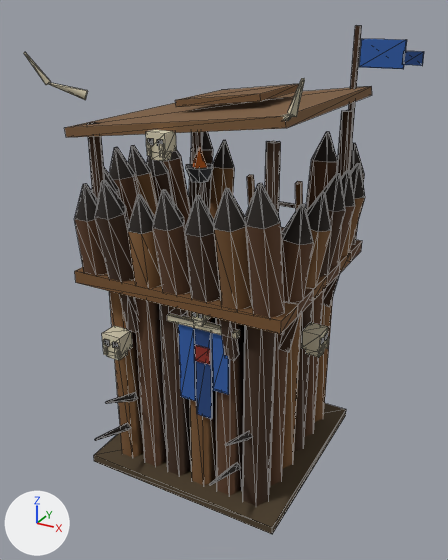
The glTF model ArcEngine/3D-models/3D-models-defense/orc-palisade-tower.glb, before and after one commit.
One viewpoint serves both versions: a 50 mm lens placed at (4.71, -8.67, 7.66), pointed at (0.01, -0.13, 3.39). The axes (+X, +Y, +Z) are drawn at lower left. The lights are the same throughout. The first picture is the older version. Mesh edges are drawn as thin lines. Vertices at exactly the same position are counted once.

The first picture shows 'orc-palisade-tower'.
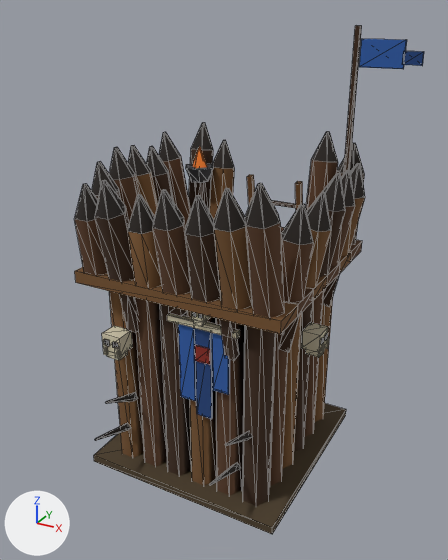
Boxes [x1, y1, x2, y2] around the edits, measured in the pictures (448 x 560 px):
'orc-palisade-tower', reshaped (13% narrower): before [24, 26, 424, 534]; after [75, 26, 424, 534]
part 1 of me_orc_palisade_tower, deleted (brown): before [24, 52, 372, 214]

Edits to the bpy script that builds the scene:
```text
Change me_orc_palisade_tower:
    used by ob_orc_palisade_tower; location = (0.0, 0.0, 0.0)
    remove me_orc_palisade_tower.from_pydata(...)  # 1331 vertices, 2346 faces; spans x -2.07..2.55, y -2.36..2.65, z 0.0..7.4
    add me_orc_palisade_tower.from_pydata(...)  # 1173 vertices, 2090 faces; spans x -2.02..2.55, y -2.36..2.65, z 0.0..7.4
    me_orc_palisade_tower part 1: 14 loose pieces with 158 vertices, spanning x -2.07..2.07, y -2.07..1.75, z 3.8..7.1, are deleted
```
